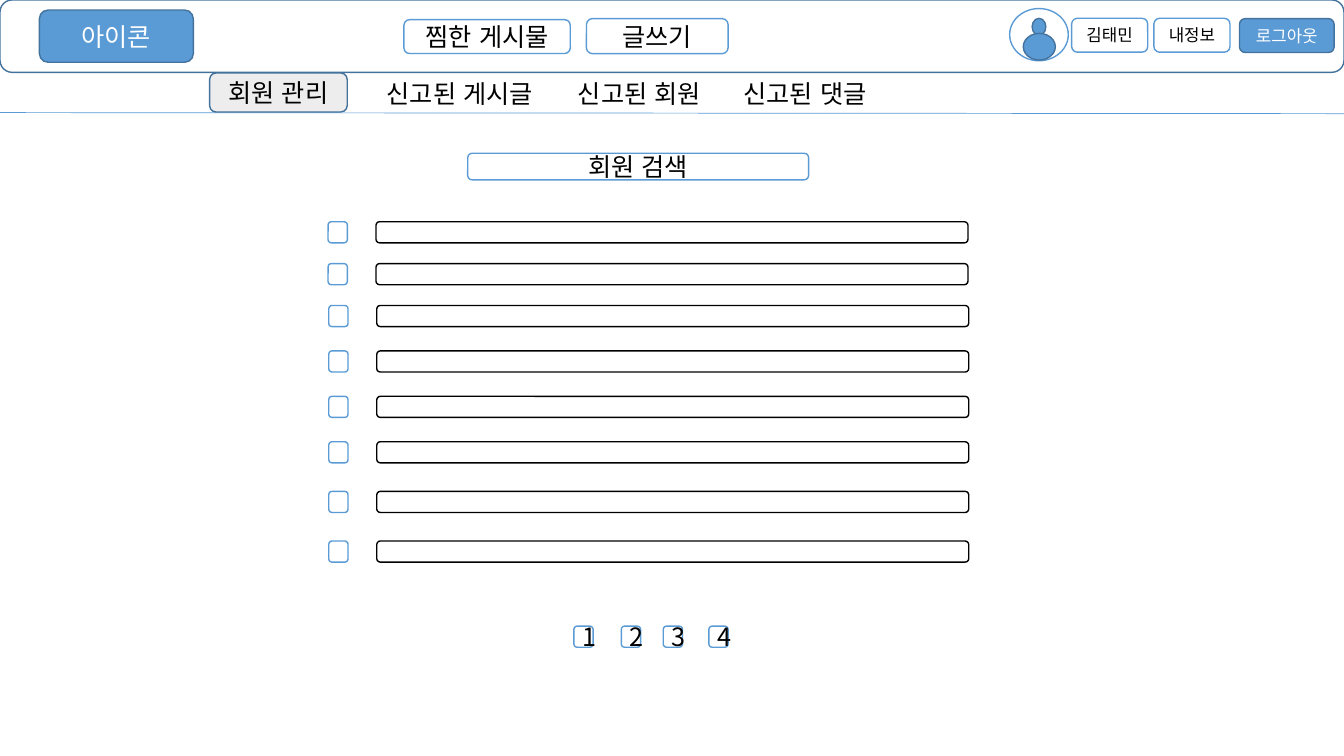
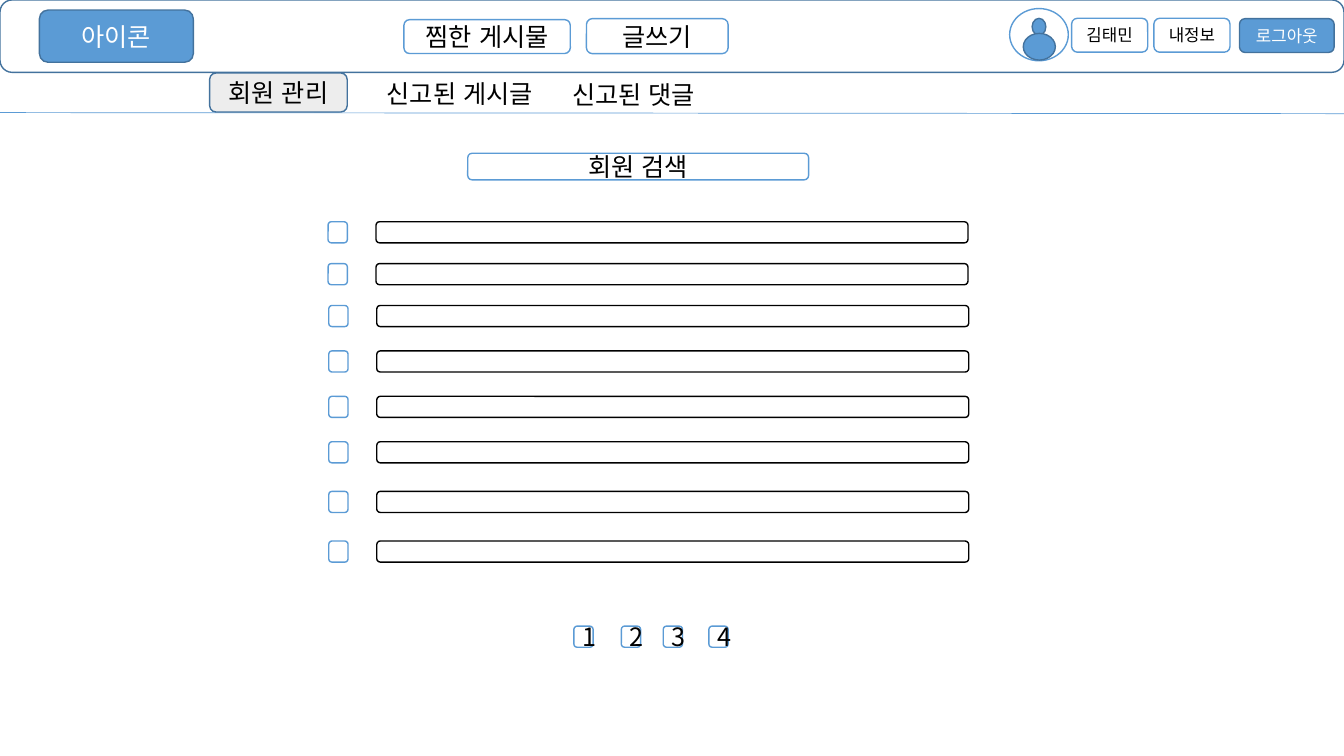
Before and after one commit to ghktjr960/TripDiary, a slide deck: slide 17 of 김태민/김태민/프로젝트 UI.pptx. Drawn at 1344x756 pixels with LibreOffice and Linux fonts; fonts in the diff are those of the drawing. Boxes give left, top, right and bottom in pixels: in the first picture for what was removed or moved away, otherwise in the second. Text is boxed around its words. In the diff, an @@ line names an element or a change of style, - is before the commit and + after.

```diff
--- a/김태민/김태민/프로젝트 UI.pptx
+++ b/김태민/김태민/프로젝트 UI.pptx
@@ text "신고된 댓글": place and size @@
-text "신고된 댓글" at <box>744,82,866,105</box>
+text "신고된 댓글" at <box>572,83,695,106</box>
@@ text removed at <box>578,82,700,105</box> @@
-신고된 회원
```
Also in this commit, not shown: 4 other slides changed, 1 slide added, 1 other file.
